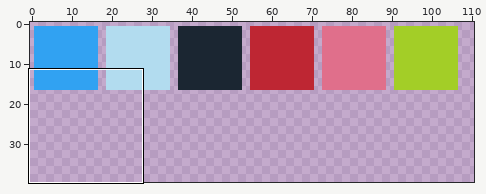
Sprite sheet: public/images/tileset.png. The first picture is a wide view before the edit; the outline marks the close-up.
Close-up. Earlier state:
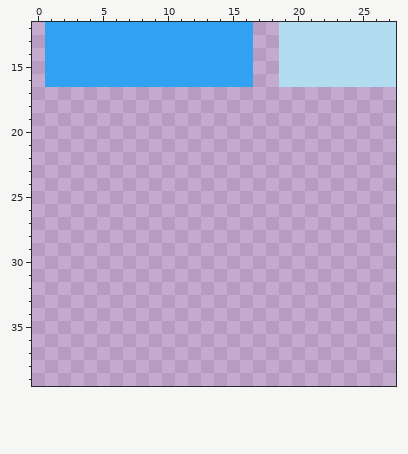
The file is 144x180 pixels. Shown: x 0..27, y 12..39. The wide view leaves out empty margins.
New version:
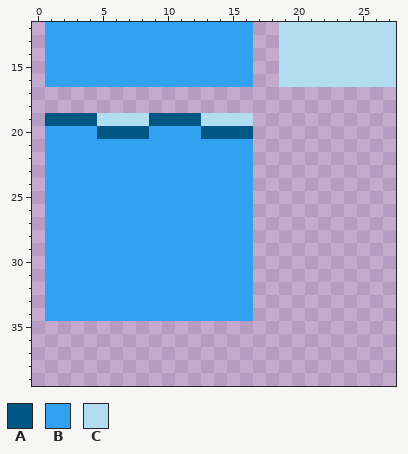
Palette (. is transparent): A #005784  B #31a2f2  C #b2dcef
Difference:
@@ x 0..18 @@
 18 ...................
-19 ...................
-20 ...................
-21 ...................
-22 ...................
-23 ...................
-24 ...................
-25 ...................
-26 ...................
-27 ...................
-28 ...................
-29 ...................
-30 ...................
-31 ...................
-32 ...................
-33 ...................
-34 ...................
+19 .AAAACCCCAAAACCCC..
+20 .BBBBAAAABBBBAAAA..
+21 .BBBBBBBBBBBBBBBB..
+22 .BBBBBBBBBBBBBBBB..
+23 .BBBBBBBBBBBBBBBB..
+24 .BBBBBBBBBBBBBBBB..
+25 .BBBBBBBBBBBBBBBB..
+26 .BBBBBBBBBBBBBBBB..
+27 .BBBBBBBBBBBBBBBB..
+28 .BBBBBBBBBBBBBBBB..
+29 .BBBBBBBBBBBBBBBB..
+30 .BBBBBBBBBBBBBBBB..
+31 .BBBBBBBBBBBBBBBB..
+32 .BBBBBBBBBBBBBBBB..
+33 .BBBBBBBBBBBBBBBB..
+34 .BBBBBBBBBBBBBBBB..
 35 ...................
